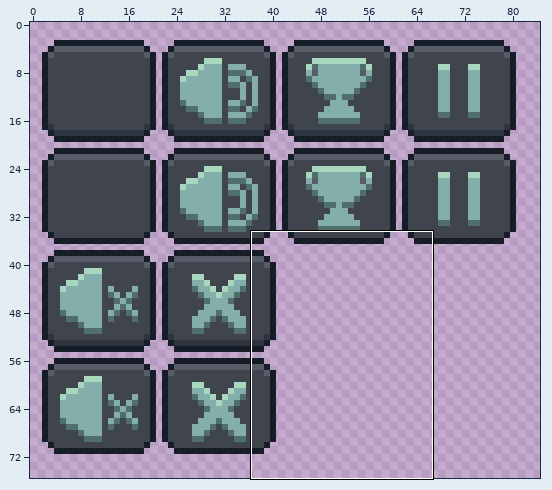
Two states of a pixel-art file, Assets/Native/Sprites/UI/Buttons.aseprite. The first picture is a wide view before the edit; the outline marks the close-up.
Close-up. Earlier state:
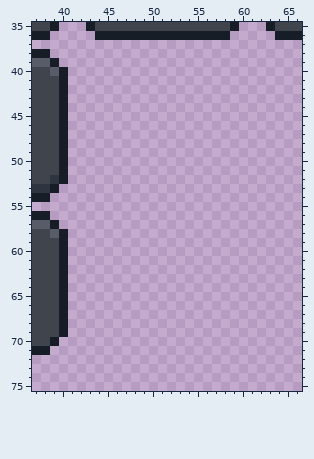
128x128 pixels, 1 frame. Shown: x 37..66, y 35..75. The wide view leaves out empty margins.
Once edited:
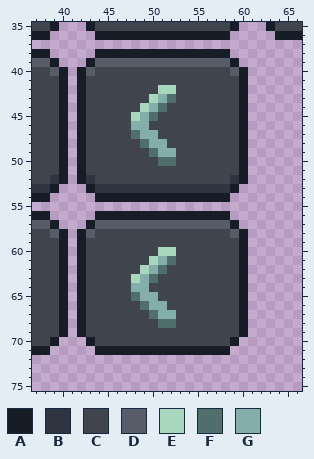
Palette (. is transparent): A #161d27  B #2e3540  C #40444d  D #575c68  E #a9d7bd  F #506e6b  G #84aeaa
What changed:
{"y":38,"x":44,"old":"...............","new":"AAAAAAAAAAAAAAA"}
{"y":39,"x":43,"old":".................","new":"ADDDDDDDDDDDDDDDA"}
{"y":40,"x":42,"old":"...................","new":"ADCCCCCCCCCCCCCCCDA"}
{"y":41,"x":42,"old":"...................","new":"ACCCCCCCCCCCCCCCCCA"}
{"y":42,"x":42,"old":"...................","new":"ACCCCCCCCEECCCCCCCA"}
{"y":43,"x":42,"old":"...................","new":"ACCCCCCCEGFCCCCCCCA"}
{"y":44,"x":42,"old":"...................","new":"ACCCCCCEGFCCCCCCCCA"}
{"y":45,"x":42,"old":"...................","new":"ACCCCCEGFCCCCCCCCCA"}
{"y":46,"x":42,"old":"...................","new":"ACCCCCGGCCCCCCCCCCA"}
{"y":47,"x":42,"old":"...................","new":"ACCCCCFGGCCCCCCCCCA"}
{"y":48,"x":42,"old":"...................","new":"ACCCCCCFGGCCCCCCCCA"}
{"y":49,"x":42,"old":"...................","new":"ACCCCCCCFGGCCCCCCCA"}
{"y":50,"x":42,"old":"...................","new":"ACCCCCCCCFFCCCCCCCA"}
{"y":51,"x":42,"old":"...................","new":"ACCCCCCCCCCCCCCCCCA"}
{"y":52,"x":42,"old":"...................","new":"ABCCCCCCCCCCCCCCCBA"}
{"y":53,"x":43,"old":".................","new":"ABBBBBBBBBBBBBBBA"}
{"y":54,"x":44,"old":"...............","new":"AAAAAAAAAAAAAAA"}
{"y":56,"x":44,"old":"...............","new":"AAAAAAAAAAAAAAA"}
{"y":57,"x":43,"old":".................","new":"ADDDDDDDDDDDDDDDA"}
{"y":58,"x":42,"old":"...................","new":"ADCCCCCCCCCCCCCCCDA"}
{"y":59,"x":42,"old":"...................","new":"ACCCCCCCCCCCCCCCCCA"}
{"y":60,"x":42,"old":"...................","new":"ACCCCCCCCEECCCCCCCA"}
{"y":61,"x":42,"old":"...................","new":"ACCCCCCCEGFCCCCCCCA"}
{"y":62,"x":42,"old":"...................","new":"ACCCCCCEGFCCCCCCCCA"}
{"y":63,"x":42,"old":"...................","new":"ACCCCCEGFCCCCCCCCCA"}
{"y":64,"x":42,"old":"...................","new":"ACCCCCGGCCCCCCCCCCA"}
{"y":65,"x":42,"old":"...................","new":"ACCCCCFGGCCCCCCCCCA"}
{"y":66,"x":42,"old":"...................","new":"ACCCCCCFGGCCCCCCCCA"}
{"y":67,"x":42,"old":"...................","new":"ACCCCCCCFGGCCCCCCCA"}
{"y":68,"x":42,"old":"...................","new":"ACCCCCCCCFFCCCCCCCA"}
{"y":69,"x":42,"old":"...................","new":"ACCCCCCCCCCCCCCCCCA"}
{"y":70,"x":43,"old":".................","new":"ACCCCCCCCCCCCCCCA"}
{"y":71,"x":44,"old":"...............","new":"AAAAAAAAAAAAAAA"}
{"label":"added","picture_box":[77,49,248,355]}
